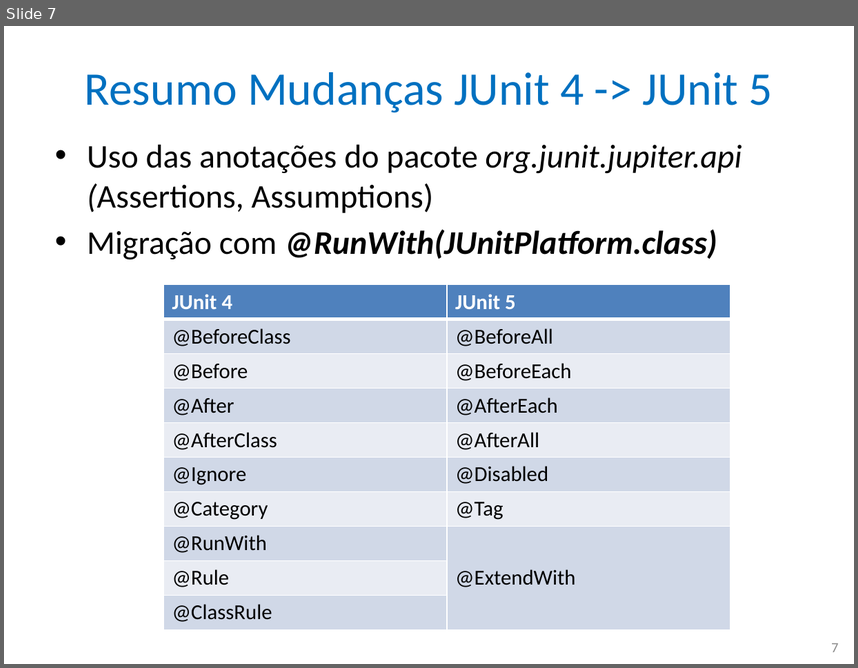
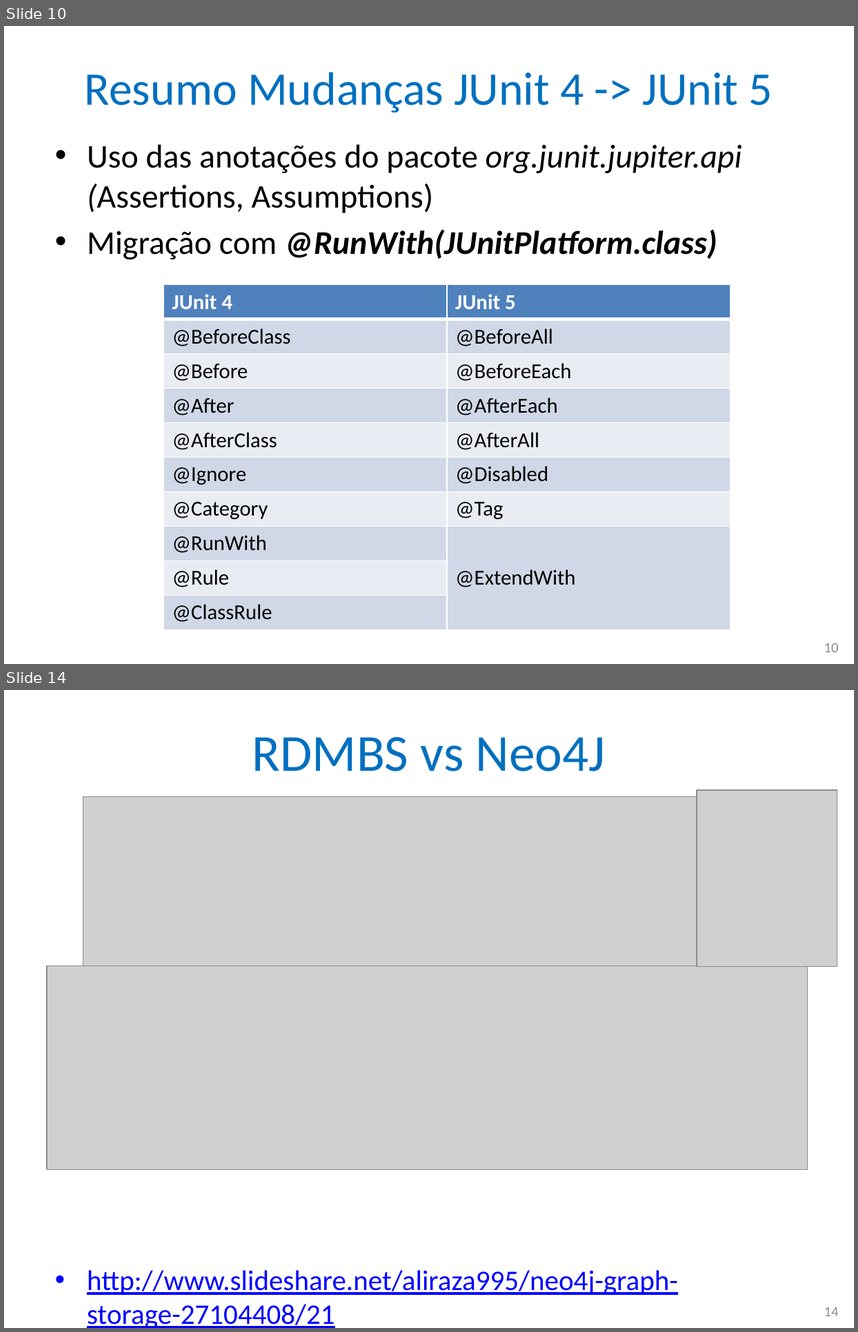
Before and after one commit to nascimentolwtn/INPE-CAP-385_DesenvolvimentoFrameworks, a slide deck: CAP385-00-Presentations/05-QueryBuilder - AOMRoleMapper Neo4j/05-AOMRoleMapper Neo4j.pptx. Shown one above the other, each under a label of ours: slide 7 before the commit, slides 10 and 14 after it; the slides between them are not shown. The pictures are 858x668 and 858x1332 pixels, drawn with LibreOffice and Linux fonts; fonts in the diff are those of the drawing; grey boxes stand for pictures. Boxes give left, top, right and bottom in pixels: in the first picture for what was removed or moved away, otherwise in the second. Text is boxed around its words. In the diff, an @@ line names an element or a change of style, - is before the commit and + after.

```diff
--- a/CAP385-00-Presentations/05-QueryBuilder - AOMRoleMapper Neo4j/05-AOMRoleMapper Neo4j.pptx
+++ b/CAP385-00-Presentations/05-QueryBuilder - AOMRoleMapper Neo4j/05-AOMRoleMapper Neo4j.pptx
@@ slide 14 added at (4, 690, 854, 1328), background #FFFFFF @@
@@ title added at (252, 737, 606, 771), 44 pt, text #0070C0 @@
+RDMBS vs Neo4J
@@ picture added at (697, 790, 837, 966) @@
@@ picture added at (83, 797, 697, 966) @@
@@ picture added at (47, 965, 807, 1170) @@
@@ text added at (87, 1270, 678, 1328), 24 pt, text #0000FF, underline @@
+• http://www.slideshare.net/aliraza995/neo4j-graph-storage-27104408/21
@@ page number added at (824, 1307, 839, 1316), 12 pt, text #8C8C8C @@
+14
@@ what was slide 7 is now slide 10 @@
@@ page number at (824, 643, 839, 652): text changed @@
-7
+10
```
Also in this commit, not shown: 2 slides changed, 8 other slides added, 2 slides removed, 2 other files.
